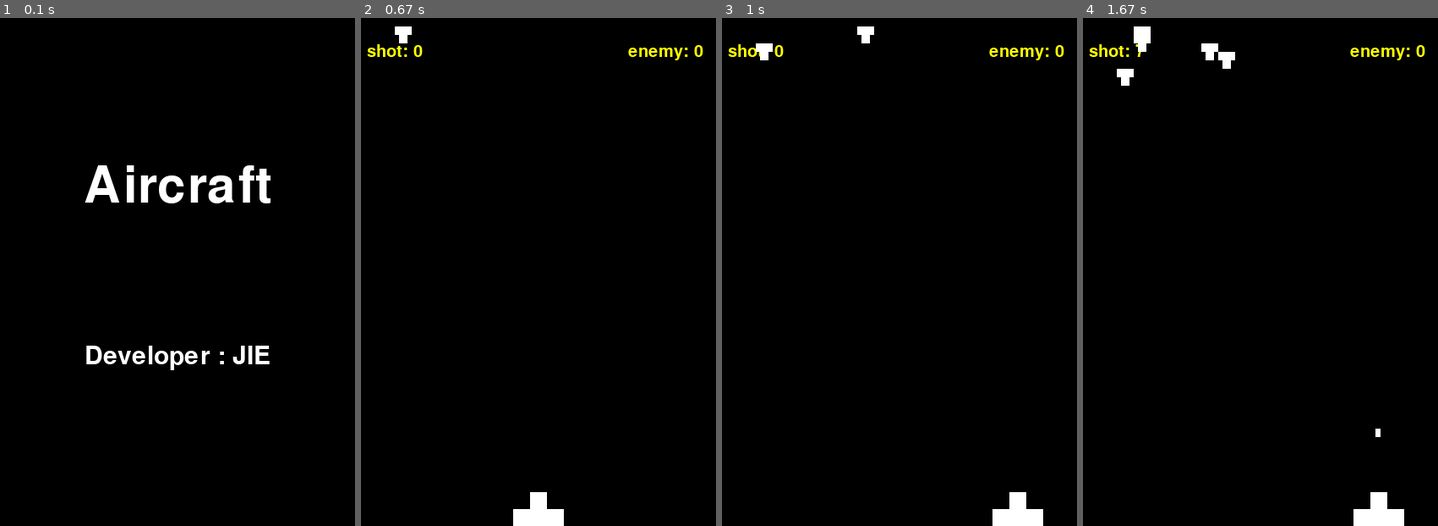
Above: before the commit, frames 1-4 (left to right).
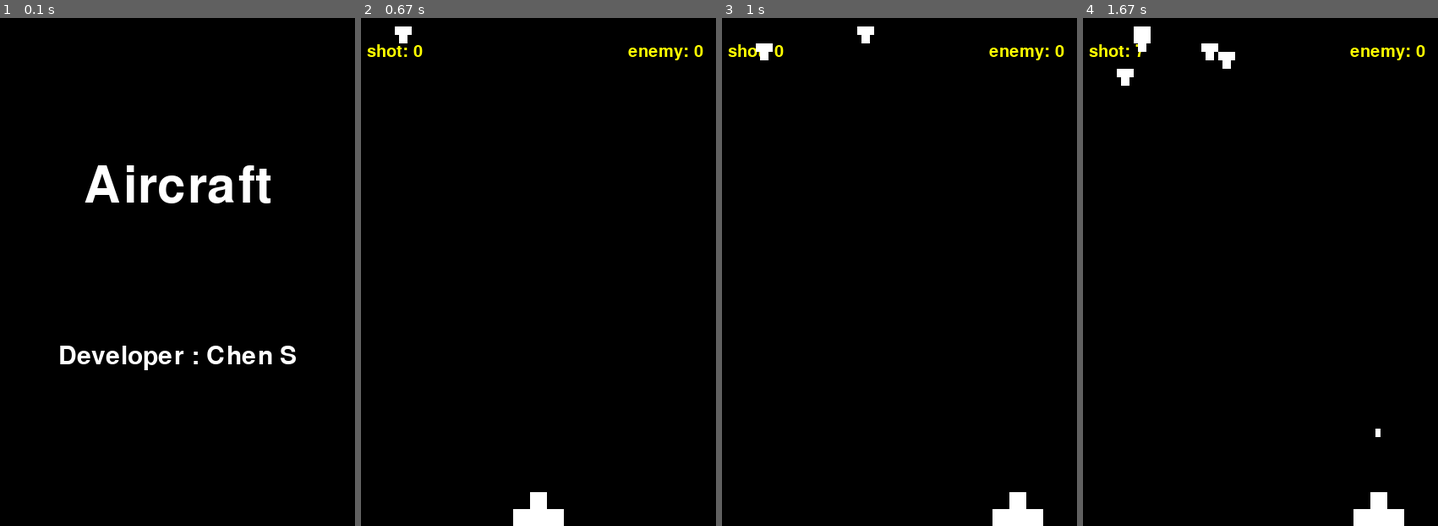
Above: after the commit, the same moments.

Repository: ChenSunMac/Game_python
Game: pygame game, started from shooting_game/DaFeiJi.py
Same seed, same stepped clock (60 frames per second), same inputs: the game is played once before the commit and once after it.
Inputs:
- Up to frame 1 (0.1 s): no input
- Up to frame 2 (0.67 s): tap Space at 0.33 s
- Up to frame 3 (1 s): hold Right from 0.67 s (still down); tap Space at 0.73 s
- Up to frame 4 (1.67 s): release Right at 1.13 s; hold Up 1.17-1.65 s; tap Space at 1.23 s

The runs differ from the first frame. In frame 1, 1.4% of the frame differs, in the area x 16-84%, y 64-70%; in frame 2, nothing differs; in frame 3, nothing differs; in frame 4, nothing differs.

Commit message:
added small changes

Diff:
--- a/shooting_game/DaFeiJi.py
+++ b/shooting_game/DaFeiJi.py
@@ -3,6 +3,7 @@
 Created on Fri Dec 15 12:34:14 2017
 
 @author: Chens
+https://github.com/ChenSunMac
 """
 
 
@@ -11,10 +12,12 @@
 import sys,pygame,random
 from pygame.locals import *
 
+# Define the window size
 windowWidth=420
 windowHeight=600
 cellSize=20
 
+# Create shots and enemys as list
 shots=[]#飞行的子弹
 enemys=[]#飞行的敌机
 
@@ -30,14 +33,16 @@
     global screen,guard
     screen=pygame.display.set_mode((windowWidth,windowHeight))
     pygame.display.set_caption("aircraft")
+
     gamestart()
     FPS=pygame.time.Clock()
+    # Use two squares to draw a gural plane(品字型飞机)
     guard=[{'x':windowWidth/2-cellSize/2,'y':windowHeight-cellSize},#中0
            {'x':windowWidth/2-cellSize/2,'y':windowHeight-2*cellSize},#上1
            {'x': windowWidth / 2-cellSize*3/2, 'y': windowHeight - cellSize},#左2
            {'x': windowWidth / 2+cellSize/2, 'y': windowHeight - cellSize}]#右3
 
-
+# MAIN LOOP
     while True:
         screen.fill((0, 0, 0))
         FPS.tick(5)
@@ -138,7 +143,7 @@
     screen.blit(textSurfaceObj1,textRectObj1)
 
     fontObj2 =pygame.font.Font('freesansbold.ttf', 30)
-    textSurfaceObj2 = fontObj2.render('Developer : JIE', True,(255, 255, 255))
+    textSurfaceObj2 = fontObj2.render('Developer : Chen S', True,(255, 255, 255))
     textRectObj2 = textSurfaceObj2.get_rect()
     textRectObj2.center = (windowWidth/2, windowHeight*2/3)
     screen.blit(textSurfaceObj2,textRectObj2)
